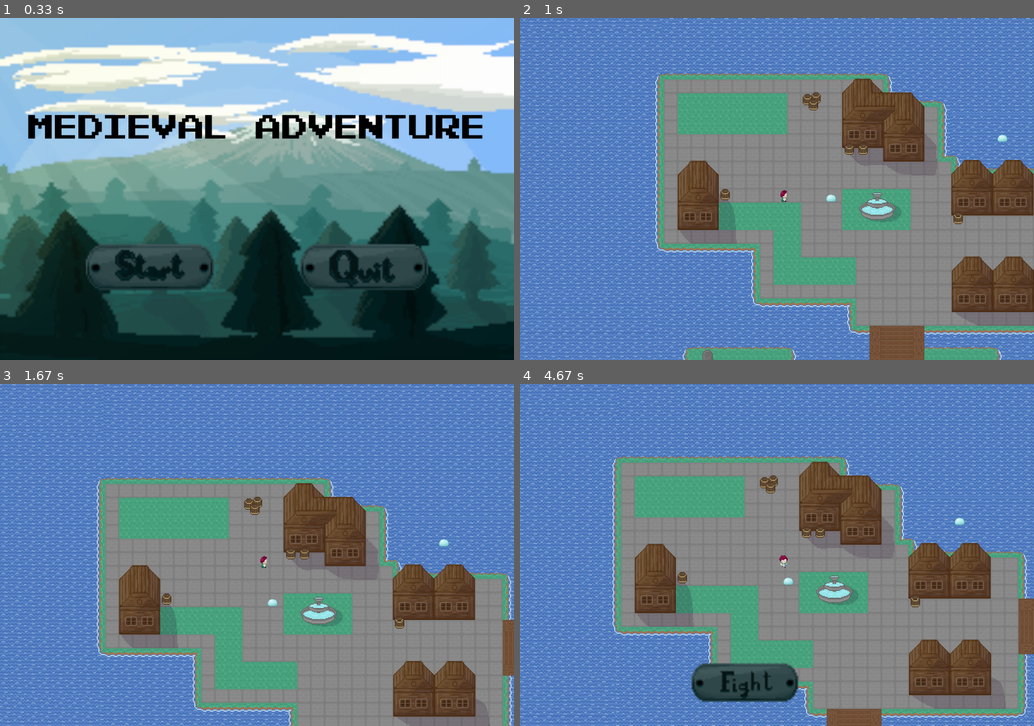
Above: before the commit, frames 1-4 (two rows, left to right).
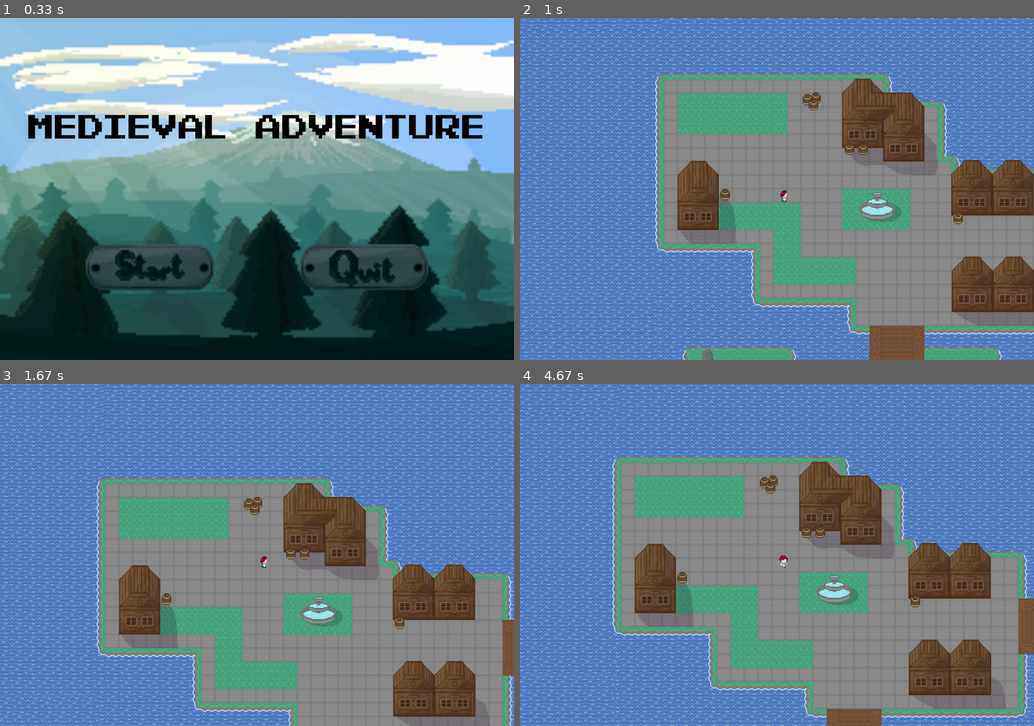
Above: after the commit, the same moments.

Repository: AGH-Narzedzia-Informatyczne-2020-2021/PyGame
Game: pygame game, started from nasza_gra/game.py
Two runs of this game, one before a commit and one after it. Both use one fixed random seed, a clock stepped at 60 frames per second and the inputs below.
Inputs (mouse positions are in pixels of both pictures, inside the frame that each line leads up to):
- Up to frame 1 (0.33 s): no input
- Up to frame 2 (1 s): press the mouse at (669, 267) at 0.37 s; move the mouse to (643, 267) at 0.47 s; release the mouse at (617, 271) at 0.6 s; hold Right from 0.67 s (still down); move the mouse to (854, 69) at 0.7 s
- Up to frame 3 (1.67 s): release Right at 1.13 s; hold Up 1.17-1.47 s; hold Right from 1.5 s (still down)
- Up to frame 4 (4.67 s): release Right at 1.97 s; hold Left 2-2.53 s; hold Down 2.57-2.87 s; hold Left 2.9-3.3 s; hold Up 3.33-3.7 s; hold Right 3.73-4.37 s; hold Down from 4.4 s (still down)

Frame 1 is identical in both runs. In frame 2, less than 0.1% of the frame differs, in the area x 59-95%, y 34-54%; in frame 3, less than 0.1%; in frame 4, 2.3%, in the area x 33-87%, y 39-93%.

Commit message:
Revert "próba dodania drugiego przeciwnika"
This reverts commit d398a0ffc1faecceabf473a98d23aaa68588e2e6.

Diff:
--- a/nasza_gra/game.py
+++ b/nasza_gra/game.py
@@ -25,7 +25,6 @@
 ENEMY_SOUND = pygame.mixer.Sound('muzyka\\orc_sound.mp3')
 FIGHT_SOUND = pygame.mixer.Sound('muzyka\\cios.wav')
 ENEMY_ICON_png = os.path.join(grafiki, 'grafiki\orc.png')
-ENEMY2_ICON_png= os.path.join(grafiki, 'grafiki\slime1.png')
 PBUTTON_L = os.path.join(grafiki, 'grafiki\start_L.png')
 PBUTTON_D = os.path.join(grafiki, 'grafiki\start_D.png')
 QBUTTON_L = os.path.join(grafiki, 'grafiki\quit_L.png')
@@ -60,7 +59,7 @@
 def message_display(text, x, y):  # wyświetlanie wiadomości w grze
     largeText = pygame.font.SysFont(text, 115)
     TextSurf, TextRect = text_objects(text, largeText, BLACK)
-    TextRect.center = (x, y)
+    TextRect.center = ((x), (y))
     SCREEN.blit(TextSurf, TextRect)
     pygame.display.update()
 
@@ -221,28 +220,7 @@
                     pygame.mixer.Sound.play(ENEMY_SOUND)
 
 
-ENEMY_POSITIONS2 = [[800, 400, 100], [1200, 260, 100]]
-ENEMY2_ICON= pygame.image.load(ENEMY2_ICON_png)
-global ENEMY2_NUM
-
-def enemy2():
-    for enemy in ENEMY_POSITIONS2:
-        if enemy[2] == 0:
-            continue
-        else:
-            enemy[0] += mapaX_step
-            enemy[1] += mapaY_step
-            SCREEN.blit(ENEMY2_ICON, (enemy[0], enemy[1]))
-            #ENEMY_SOUND.set_volume(0.1)
-
-            if enemy[0] + 150 >= playerX >= enemy[0] - 30 and enemy[1] + 150 >= playerY >= enemy[1] - 50:
-                global ENEMY_NUM
-                ENEMY_NUM = enemy
-                button(400, 650, FBUTTON_D, FBUTTON_L, 'fight')
-             #   if not pygame.mixer.get_busy():  # jak nie ma if not to odtwarza kilka dźwięków jednocześnie
-                  #  pygame.mixer.Sound.play(ENEMY_SOUND)
-
-
+global ENEMY_HP
 
 
 def fight():
@@ -259,11 +237,10 @@
         whether_exit(event)
     MOUSE = pygame.mouse.get_pos()
     CLICK = pygame.mouse.get_pressed()
-    global ENEMY_NUM, ENEMY2_NUM
+    global ENEMY_NUM
     if MOUSE[0] > 800 and 700 > MOUSE[1] > 400:
         if CLICK[0] == 1:
             ENEMY_NUM[2] -= 5
-            ENEMY2_NUM[2] -= 5
             print(ENEMY_NUM[2])
             if not pygame.mixer.get_busy():
                 pygame.mixer.Sound.play(FIGHT_SOUND)
@@ -354,11 +331,10 @@
             mapa_wyswietl()
             gracz_wyswietl()
             enemy()
-            enemy2()
             ruch_mapy()
             granica_mapy()
             # WALKA
-            #print(mapaX, mapaY)
+            print(mapaX, mapaY)
         else:
             music_stop()
             fight()
